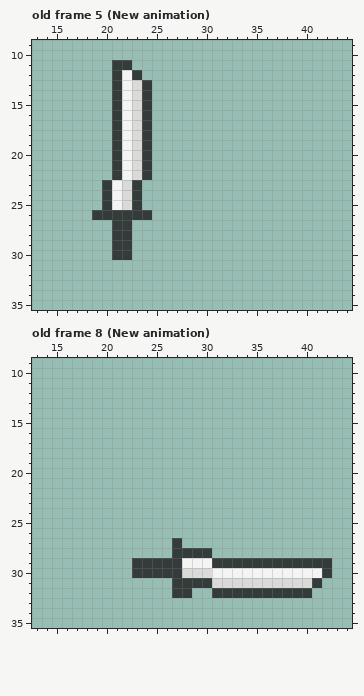
Edited in one commit: pixel-art file (Data/Set_01/Set01_Sword_export.aseprite). Above: the version before the commit.
48x48 pixels, 12 frames. Shown: old frame 5 (New animation): x 13..44, y 9..35; old frame 8 (New animation): x 13..44, y 9..35. The commit also changed other frames, which this record leaves out.
And afterwards:
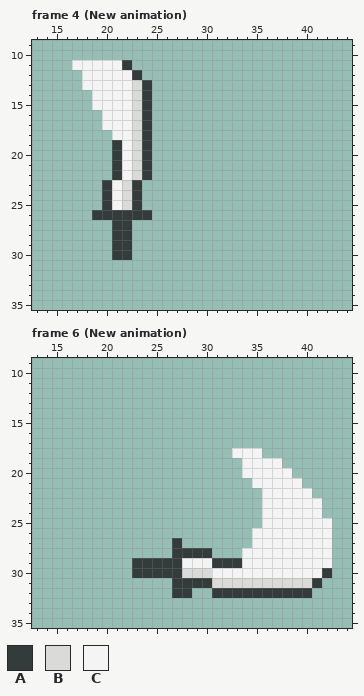
Palette (. is transparent): A #333c3a  B #dadad8  C #f4f4f4
A new or re-ordered frame is compared with the old frame closest to it.
Changes in this commit:
frames re-ordered
--- frame 4 (New animation) against old frame 5 (New animation)
@@ x 15..23 @@
 10 .........
-11 ......AA.
-12 ......ACA
-13 ......ACB
-14 ......ACB
-15 ......ACB
-16 ......ACB
-17 ......ACB
-18 ......ACB
+11 ..CCCCCA.
+12 ...CCCCCA
+13 ...CCCCCB
+14 ....CCCCB
+15 ....CCCCB
+16 .....CCCB
+17 .....CCCB
+18 ......CCB
 19 ......ACB
--- frame 6 (New animation) against old frame 8 (New animation)
@@ x 31..44 @@
 17 ..............
-18 ..............
-19 ..............
-20 ..............
-21 ..............
-22 ..............
-23 ..............
-24 ..............
-25 ..............
-26 ..............
-27 ..............
-28 ..............
-29 AAAAAAAAAAAA..
+18 ..CCC.........
+19 ...CCCC.......
+20 ...CCCCC......
+21 ....CCCCC.....
+22 .....CCCCC....
+23 .....CCCCCC...
+24 .....CCCCCC...
+25 .....CCCCCCC..
+26 ....CCCCCCCC..
+27 ....CCCCCCCC..
+28 ...CCCCCCCCC..
+29 AAACCCCCCCCC..
 30 CCCCCCCCCCCA..
